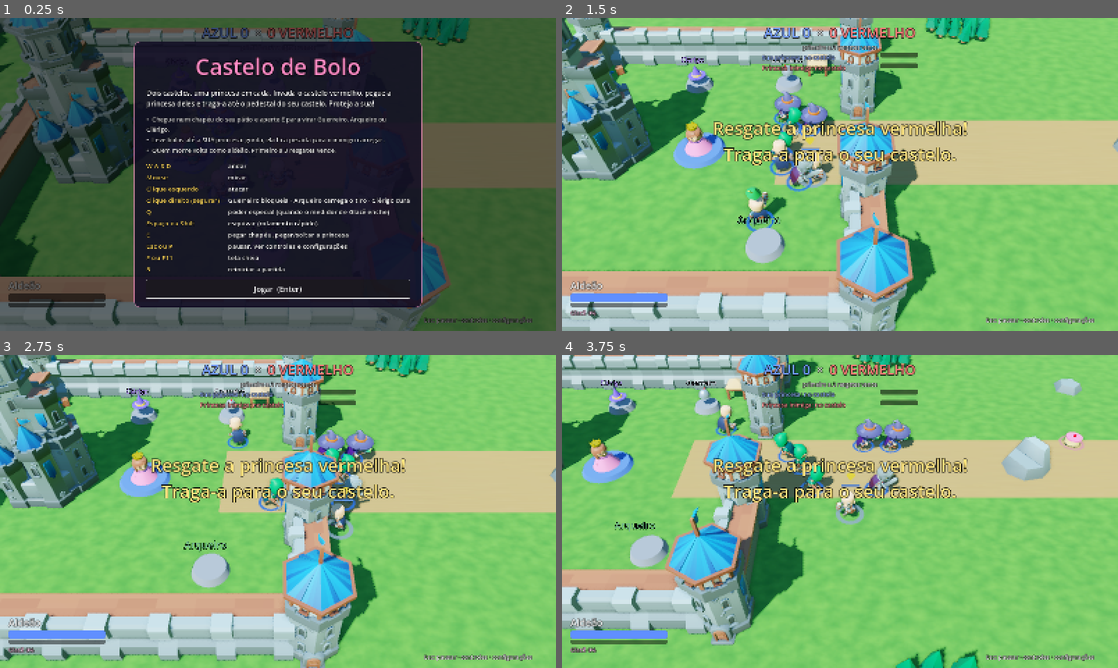
Above: before the commit, frames 1-4 (two rows, left to right).
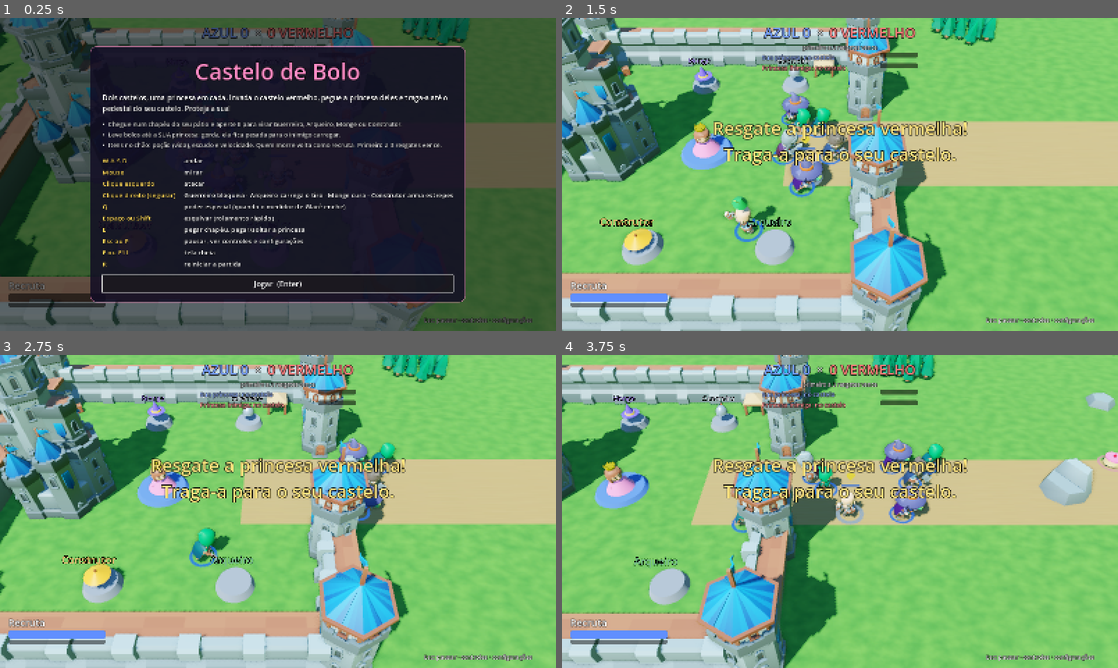
Above: after the commit, the same moments.

Repository: julioraicher/castelo-de-bolo
Game: Godot game, scene res://scenes/main.tscn
Same seed, same stepped clock (60 frames per second), same inputs: the game is played once before the commit and once after it.
Inputs (mouse positions are in pixels of both pictures, inside the frame that each line leads up to):
- Up to frame 1 (0.25 s): no input
- Up to frame 2 (1.5 s): click "Jogar (Enter)" at 0.5 s; tap Enter (ui_accept) at 1.25 s; move the mouse to (962, 158) at 1.27 s; press the mouse at (962, 158) at 1.28 s; hold D (move_right) from 1.28 s (still down)
- Up to frame 3 (2.75 s): tap Enter (ui_accept) at 1.52, 2.27 s; tap E (interact) at 1.55, 2.1 s; move the mouse to (166, 527) at 2.02 s; release D (move_right) at 2.03 s; release the mouse at (166, 527) at 2.03 s; hold S (move_down) from 2.03 s (still down); tap Q (power) at 2.3 s
- Up to frame 4 (3.75 s): move the mouse to (895, 442) at 2.77 s; release S (move_down) at 2.78 s; press the mouse at (895, 442) at 2.78 s; hold D (move_right) 2.78-3.53 s; tap Q (power) at 2.85 s; move the mouse to (812, 574) at 3.52 s; release the mouse at (812, 574) at 3.53 s; hold W (move_up) from 3.53 s (still down); click (812, 574) at 3.6 s

The runs differ from the first frame. In frame 1, 23% of the frame differs, in the area x 1-84%, y 7-93%; in frame 2, 26%; in frame 3, 45%; in frame 4, 49%, in the area x 0-100%, y 0-100%.

Commit message:
Rodada 7: Construtor com estrepes, itens no chão, Clérigo→Monge e Aldeão→Recruta
Co-Authored-By: Claude Opus 5.5 <noreply@anthropic.com>
Claude-Session: https://claude.ai/code/session_01Vq9a1y8gNTvKmaKMTJqRf9

Diff:
--- /dev/null
+++ b/config/classes/construtor.tres
@@ -0,0 +1,29 @@
+[gd_resource type="Resource" script_class="ClassStats" load_steps=3 format=3]
+
+[ext_resource type="Script" path="res://scripts/data/class_stats.gd" id="1"]
+[ext_resource type="PackedScene" path="res://assets/characters/Barbarian.glb" id="2"]
+
+[resource]
+script = ExtResource("1")
+id = &"construtor"
+display_name = "Construtor"
+visible_meshes = PackedStringArray("Barbarian_ArmLeft", "Barbarian_ArmRight", "Barbarian_Body", "Barbarian_Head", "Barbarian_LegLeft", "Barbarian_LegRight", "Barbarian_Cape", "Barbarian_Hat", "1H_Axe")
+cape_mesh = "Barbarian_Cape"
+hat_color = Color(0.95, 0.65, 0.2, 1)
+hat_style = "kasa"
+max_hp = 100.0
+move_speed = 6.6
+attack_kind = "melee"
+damage = 14.0
+attack_range = 2.6
+attack_cooldown = 0.7
+knockback = 6.0
+carry_speed_mult = 0.85
+anim_attack = "1H_Melee_Attack_Chop"
+skill = "armadilha"
+power = "corrida"
+power_name = "Corrida"
+power_radius = 6.0
+power_value = 1.4
+power_duration = 5.0
+model = ExtResource("2")
--- a/config/classes/clerigo.tres
+++ b/config/classes/monge.tres
@@ -5,8 +5,8 @@
 
 [resource]
 script = ExtResource("1")
-id = &"clerigo"
-display_name = "Clérigo"
+id = &"monge"
+display_name = "Monge"
 visible_meshes = PackedStringArray("Mage_ArmLeft", "Mage_ArmRight", "Mage_Body", "Mage_Head", "Mage_LegLeft", "Mage_LegRight", "Mage_Hat", "Mage_Cape", "2H_Staff")
 cape_mesh = "Mage_Cape"
 hat_color = Color(0.45, 0.35, 0.85, 1)
--- a/config/classes/aldeao.tres
+++ b/config/classes/recruta.tres
@@ -5,8 +5,8 @@
 
 [resource]
 script = ExtResource("1")
-id = &"aldeao"
-display_name = "Aldeão"
+id = &"recruta"
+display_name = "Recruta"
 visible_meshes = PackedStringArray("Barbarian_ArmLeft", "Barbarian_ArmRight", "Barbarian_Body", "Barbarian_Head", "Barbarian_LegLeft", "Barbarian_LegRight", "Barbarian_Cape", "Mug")
 cape_mesh = "Barbarian_Cape"
 hat_color = Color(0.8, 0.7, 0.5, 1)
@@ -21,9 +21,4 @@
 carry_speed_mult = 0.95
 anim_attack = "Unarmed_Melee_Attack_Punch_A"
 combo_anims = PackedStringArray("Unarmed_Melee_Attack_Punch_A", "Unarmed_Melee_Attack_Punch_B", "Unarmed_Melee_Attack_Kick")
-power = "corrida"
-power_name = "Corrida do bolo"
-power_radius = 6.0
-power_value = 1.4
-power_duration = 5.0
 model = ExtResource("2")
--- a/config/game_config.tres
+++ b/config/game_config.tres
@@ -2,10 +2,11 @@
 
 [ext_resource type="Script" path="res://scripts/data/game_config.gd" id="1"]
 [ext_resource type="Script" path="res://scripts/data/class_stats.gd" id="1_3yous"]
-[ext_resource type="Resource" path="res://config/classes/aldeao.tres" id="2"]
+[ext_resource type="Resource" path="res://config/classes/recruta.tres" id="2"]
 [ext_resource type="Resource" path="res://config/classes/guerreiro.tres" id="3"]
 [ext_resource type="Resource" path="res://config/classes/arqueiro.tres" id="4"]
-[ext_resource type="Resource" path="res://config/classes/clerigo.tres" id="5"]
+[ext_resource type="Resource" path="res://config/classes/monge.tres" id="5"]
+[ext_resource type="Resource" path="res://config/classes/construtor.tres" id="11"]
 [ext_resource type="Resource" path="res://config/mapas/vale.tres" id="6_c8e20"]
 [ext_resource type="Script" path="res://scripts/data/theme_config.gd" id="8_txtu1"]
 [ext_resource type="Resource" path="res://config/temas/medieval.tres" id="9_f5mmm"]
@@ -14,7 +15,7 @@
 [resource]
 script = ExtResource("1")
 villager = ExtResource("2")
-hat_class_list = Array[ExtResource("1_3yous")]([ExtResource("3"), ExtResource("4"), ExtResource("5")])
-bot_start_classes = Array[ExtResource("1_3yous")]([ExtResource("3"), ExtResource("4"), ExtResource("5"), ExtResource("2")])
+hat_class_list = Array[ExtResource("1_3yous")]([ExtResource("3"), ExtResource("4"), ExtResource("5"), ExtResource("11")])
+bot_start_classes = Array[ExtResource("1_3yous")]([ExtResource("3"), ExtResource("4"), ExtResource("5"), ExtResource("11"), ExtResource("2")])
 themes = Array[ExtResource("8_txtu1")]([ExtResource("9_f5mmm"), ExtResource("10_wo1y8")])
 map = ExtResource("6_c8e20")
--- a/config/mapas/vale.tres
+++ b/config/mapas/vale.tres
@@ -75,6 +75,6 @@
 [resource]
 script = ExtResource("2_iybg6")
 tower_spots = PackedVector2Array(-13, -13, -13, 13, 11, -13, 11, 13, 11, -5.5, 11, 5.5)
-hat_spots = PackedVector2Array(5, -8.5, 5, 8.5, -3, -8.5)
+hat_spots = PackedVector2Array(5, -8.5, 5, 8.5, -3, -8.5, -3, 8.5)
 courtyard_props = Array[ExtResource("1_mupbb")]([SubResource("Resource_tc3x3"), SubResource("Resource_mmw23"), SubResource("Resource_njvy1"), SubResource("Resource_86wjx")])
 middle_props = Array[ExtResource("1_mupbb")]([SubResource("Resource_0cnh7"), SubResource("Resource_2i3hf"), SubResource("Resource_qa8ue"), SubResource("Resource_miye8")])
--- a/scripts/actors/unit.gd
+++ b/scripts/actors/unit.gd
@@ -95,6 +95,9 @@
 var _boost_t := 0.0
 var _boost_mult := 1.0
 var _boost_fx_t := 0.0
+var _slow_t := 0.0
+var _slow_mult := 1.0
+var _trap_cd := 0.0
 
 static var _flash_mat: StandardMaterial3D
 static var _merged_body := {}  # caminho do .tres da classe -> ArrayMesh do corpo
@@ -342,6 +345,8 @@
 		s *= stats.carry_speed_mult * (1.0 - carried_princess.fatness * Config.cfg.fat_slowdown)
 	if _boost_t > 0.0:
 		s *= _boost_mult
+	if _slow_t > 0.0:
+		s *= _slow_mult
 	return s
 
 
@@ -578,6 +583,10 @@
 					_play_upper("Blocking", 1.0, true)
 				else:
 					_stop_upper("Blocking")
+		"armadilha":
+			_trap_cd = maxf(_trap_cd - delta, 0.0)
+			if held and _trap_cd <= 0.0:
+				_place_trap()
 		"tiro_carregado":
 			if held and _attack_cd <= 0.0:
 				if _charge_t <= 0.0:
@@ -589,6 +598,28 @@
 					_fire_charged()
 				else:
 					_cancel_skill()
+
+
+## Estrepes nos pés; passou do limite, a mais antiga do mesmo dono some.
+func _place_trap() -> void:
+	_trap_cd = stats.trap_cooldown
+	var mine: Array[Node] = []
+	for t in get_tree().get_nodes_in_group("traps"):
+		if t.owner_unit == self and not t.is_queued_for_deletion():
+			mine.append(t)
+	while mine.size() >= stats.trap_max:
+		mine.pop_front().queue_free()
+	var trap := Trap.new()
+	game.add_child(trap)
+	trap.setup(game, self, global_position - _facing() * 0.8)
+	_play_upper("Interact", 1.6)
+	Sfx.play("pickup", global_position, 0.1)
+
+
+func apply_slow(mult: float, duration: float) -> void:
+	_slow_mult = mult
+	_slow_t = maxf(_slow_t, duration)
+	Fx.burst(game, global_position + Vector3(0, 0.4, 0), Color(0.6, 0.6, 0.7), 6, 2.0)
 
 
 func _fire_charged() -> void:
@@ -848,6 +879,8 @@
 			_shield_t = 0.0
 			if _shield_mesh:
 				_shield_mesh.visible = false
+	if _slow_t > 0.0:
+		_slow_t -= delta
 	if _boost_t > 0.0:
 		_boost_t -= delta
 		_boost_fx_t -= delta
@@ -860,6 +893,7 @@
 	_spin_t = 0.0
 	_power_active_t = 0.0
 	_boost_t = 0.0
+	_slow_t = 0.0
 	_shield = 0.0
 	_shield_t = 0.0
 	if _shield_mesh:
--- a/scripts/ai/bot_brain.gd
+++ b/scripts/ai/bot_brain.gd
@@ -8,11 +8,12 @@
 ## Prioridades (a primeira que se aplica vence):
 ##  1. Carregando a princesa inimiga -> voltar para casa.
 ##  2. Carregando bolo -> levar para a própria princesa.
-##  3. Aldeão -> pegar um chapéu no castelo.
+##  3. Recruta -> pegar um chapéu no castelo.
 ##  4. Própria princesa sequestrada -> perseguir quem a leva / buscá-la no chão.
-##  5. Inimigo perto -> lutar.
-##  6. Aliado carregando a princesa inimiga -> escoltar.
-##  7. Papel: ATAQUE vai buscar a princesa inimiga, DEFESA guarda o portão,
+##  5. Item no chão bem perto e ninguém colado -> desviar para pegar.
+##  6. Inimigo perto -> lutar.
+##  7. Aliado carregando a princesa inimiga -> escoltar.
+##  8. Papel: ATAQUE vai buscar a princesa inimiga, DEFESA guarda o portão,
 ##     CONFEITEIRO busca bolos.
 
 enum Role { ATTACK, DEFEND, CAKE }
@@ -70,6 +71,12 @@
 	elif my_princess.state == Princess.State.DROPPED and me.distance_to(my_princess.global_position) < 35.0:
 		_goal = my_princess.global_position
 		_target = _nearest_enemy(6.0)
+		return
+
+	# Item no chão a poucos passos: vale o desvio se não tem inimigo colado.
+	var item := game.nearest_pickup(me, 10.0)
+	if item and _nearest_enemy(5.0) == null and (item.kind != "pocao" or unit.hp_ratio() < 0.8):
+		_goal = item.global_position
 		return
 
 	var aggro := Config.cfg.bot_aggro_radius
@@ -155,6 +162,8 @@
 		unit.wants_skill = true
 	if unit.power_ready():
 		unit.wants_power = _should_use_power()
+	if unit.stats.skill == "armadilha" and _wants_trap():
+		unit.wants_skill = true
 	if _target == null or not _target.alive or unit.carried_princess:
 		if unit.move_intent.length() > 0.1:
 			unit.aim_dir = unit.move_intent.normalized()
@@ -209,6 +218,16 @@
 	return false
 
 
+## Construtor: estrepes no caminho de quem vem (inimigo a até 7 m) ou, na
+## defesa, espalhadas perto do portão. O recarga (trap_cooldown) limita o ritmo.
+func _wants_trap() -> bool:
+	if unit.carried_princess:
+		return false
+	if _target and _target.alive and unit.global_position.distance_to(_target.global_position) < 7.0:
+		return true
+	return role == Role.DEFEND and unit.global_position.distance_to(game.arena.gate_spot[unit.team]) < 8.0 and randf() < 0.02
+
+
 func _count(team: int, at: Vector3, radius: float) -> int:
 	var n := 0
 	for u in game.units:
--- a/scripts/autoload/config.gd
+++ b/scripts/autoload/config.gd
@@ -18,7 +18,7 @@
 	["W A S D", "andar"],
 	["Mouse", "mirar"],
 	["Clique esquerdo", "atacar"],
-	["Clique direito (segurar)", "Guerreiro bloqueia · Arqueiro carrega o tiro · Clérigo cura"],
+	["Clique direito (segurar)", "Guerreiro bloqueia · Arqueiro carrega o tiro · Monge cura · Construtor arma estrepes"],
 	["Q", "poder especial (quando o medidor de Glacê enche)"],
 	["Espaço ou Shift", "esquivar (rolamento rápido)"],
 	["E", "pegar chapéu, pegar/soltar a princesa"],
--- a/scripts/data/class_stats.gd
+++ b/scripts/data/class_stats.gd
@@ -4,8 +4,8 @@
 ## Cada classe é um arquivo .tres em res://config/classes/. Abra no Godot e
 ## mude os números pelo Inspector: não precisa programar.
 
-@export var id: StringName = &"aldeao"
-@export var display_name := "Aldeão"
+@export var id: StringName = &"recruta"
+@export var display_name := "Recruta"
 
 @export_group("Visual")
 ## Modelo 3D animado (KayKit). O mesmo modelo traz várias armas e chapéus;
@@ -17,7 +17,7 @@
 ## Cor do chapéu exibido no pedestal do castelo.
 @export var hat_color := Color.WHITE
 ## Formato do chapéu do pedestal (HatPad.make_hat).
-@export_enum("elmo", "capuz", "chapeu_pontudo") var hat_style := "elmo"
+@export_enum("elmo", "capuz", "chapeu_pontudo", "kasa") var hat_style := "elmo"
 
 @export_group("Atributos")
 @export var max_hp := 60.0
@@ -41,14 +41,22 @@
 
 @export_group("Botão direito")
 ## cura = cura aliados em volta; bloqueio = segure para defender pela frente;
-## tiro_carregado = segure para carregar e solte para atirar.
-@export_enum("nenhum", "cura", "bloqueio", "tiro_carregado") var skill := "nenhum"
+## tiro_carregado = segure para carregar e solte para atirar;
+## armadilha = solta estrepes no chão (Construtor).
+@export_enum("nenhum", "cura", "bloqueio", "tiro_carregado", "armadilha") var skill := "nenhum"
 ## Fração do dano bloqueada (golpes de até 60° da frente).
 @export_range(0.0, 1.0) var block_reduction := 0.7
 ## Segundos para carga máxima do tiro.
 @export var charge_time := 1.0
 ## Dano na carga máxima (multiplicador). A velocidade da flecha sobe até 1,5x.
 @export var charge_damage_mult := 2.0
+## Estrepes: dano em quem pisa, lentidão (multiplicador de velocidade) e tempo.
+@export var trap_damage := 15.0
+@export var trap_slow := 0.5
+@export var trap_slow_time := 2.0
+@export var trap_cooldown := 4.0
+## Quantas armadilhas do mesmo dono podem existir ao mesmo tempo.
+@export var trap_max := 3
 
 @export_group("Poder (Q)")
 ## Poder especial, liberado quando o medidor de Glacê enche.
--- a/scripts/data/game_config.gd
+++ b/scripts/data/game_config.gd
@@ -30,6 +30,17 @@
 @export var power_leak_tau := 60.0
 ## Fração do medidor mantida ao morrer.
 @export_range(0.0, 1.0) var power_keep_on_death := 0.5
+
+@export_group("Itens no chão")
+## Um item novo a cada tantos segundos, até o máximo, na área do meio.
+@export var pickup_interval := 15.0
+@export var max_pickups := 3
+## Poção: fração da vida máxima curada.
+@export var pickup_heal := 0.5
+@export var pickup_shield := 40.0
+@export var pickup_shield_time := 8.0
+@export var pickup_speed_mult := 1.35
+@export var pickup_speed_time := 6.0
 
 @export_group("Sensação do combate")
 ## Congelamento de atacante e alvo num golpe corpo a corpo (s).
--- a/scripts/data/map_layout.gd
+++ b/scripts/data/map_layout.gd
@@ -29,7 +29,7 @@
 @export var princess_spot := Vector2(-1, 0)
 @export var pedestal_radius := 1.7
 ## Um pedestal de chapéu por classe de GameConfig.hat_class_list, na ordem.
-@export var hat_spots: PackedVector2Array = [Vector2(5, -8.5), Vector2(5, 8.5), Vector2(-3, -8.5)]
+@export var hat_spots: PackedVector2Array = [Vector2(5, -8.5), Vector2(5, 8.5), Vector2(-3, -8.5), Vector2(-3, 8.5)]
 @export var spawn_min := Vector2(-1, -5)
 @export var spawn_max := Vector2(6, 5)
 ## Quanto à frente da muralha os defensores ficam de guarda.
--- a/scripts/fx/fx.gd
+++ b/scripts/fx/fx.gd
@@ -145,7 +145,7 @@
 	return mesh
 
 
-## Coluna de luz que sobe e some (Bênção do Clérigo), com anel no chão.
+## Coluna de luz que sobe e some (Bênção do Monge), com anel no chão.
 static func pillar(parent: Node, pos: Vector3, color: Color, radius: float) -> void:
 	ring(parent, pos, Color(color, 0.9), radius)
 	var mi := MeshInstance3D.new()
--- a/scripts/game.gd
+++ b/scripts/game.gd
@@ -1,7 +1,7 @@
 class_name Game
 extends Node3D
 ## Cérebro da partida: monta o mundo, cria as unidades, cuida das regras
-## (pegar princesa, bolo e chapéus, marcar ponto, vitória) e atualiza o HUD.
+## (pegar princesa, bolo, itens e chapéus, marcar ponto, vitória) e atualiza o HUD.
 ## É o script da cena principal (scenes/main.tscn).
 
 var arena: Arena
@@ -11,12 +11,14 @@
 var princesses: Array[Princess] = []
 var hat_pads: Array[HatPad] = []
 var cakes: Array[Cake] = []
+var pickups: Array[Pickup] = []
 var score := [0, 0]
 var player: Unit
 var player_brain: PlayerBrain
 var game_over := false
 
 var _cake_t := 2.0
+var _pickup_t := 8.0
 var _time := 0.0
 
 # Modo de desenvolvimento (linha de comando, depois de "--"):
@@ -123,6 +125,7 @@
 	if game_over:
 		return
 	_spawn_cakes(delta)
+	_spawn_pickups(delta)
 	_rules()
 	hud.update_state(self)
 
@@ -196,14 +199,22 @@
 					c.queue_free()
 					break
 
-		# Chapéus: aldeão veste ao encostar; quem já tem classe troca com E.
+		# Itens no chão: qualquer um que encosta pega.
+		for it in pickups:
+			if pos.distance_to(it.global_position) < 1.6:
+				it.apply_to(u)
+				pickups.erase(it)
+				it.queue_free()
+				break
+
+		# Chapéus: recruta veste ao encostar; quem já tem classe troca com E.
 		for pad in hat_pads:
 			if pad.team != u.team or not pad.available or pad.stats == u.stats or u.is_equipping():
 				continue
 			if pos.distance_to(pad.global_position) < 2.0:
 				if u.is_player:
 					hint = "[E] pegar o chapéu de %s" % pad.stats.display_name
-				# Jogador: só com E. Bots aldeões (e o jogador no modo teste) pegam sozinhos.
+				# Jogador: só com E. Bots recrutas (e o jogador no modo teste) pegam sozinhos.
 				if wants_interact or (u.brain is BotBrain and u.is_villager()):
 					var from: Vector3 = pad.hat_world_position()
 					u.start_equip(pad.take(), from)
@@ -251,6 +262,28 @@
 	cakes.append(c)
 
 
+func _spawn_pickups(delta: float) -> void:
+	_pickup_t -= delta
+	if _pickup_t > 0.0 or pickups.size() >= Config.cfg.max_pickups:
+		return
+	_pickup_t = Config.cfg.pickup_interval
+	var it := Pickup.new()
+	add_child(it)
+	it.setup(Pickup.KINDS.pick_random(), arena.random_cake_spot())
+	pickups.append(it)
+
+
+func nearest_pickup(from: Vector3, max_dist: float) -> Pickup:
+	var best: Pickup = null
+	var best_d := max_dist
+	for it in pickups:
+		var d := from.distance_to(it.global_position)
+		if d < best_d:
+			best_d = d
+			best = it
+	return best
+
+
 # --- Consultas usadas pelos bots ----------------------------------------------
 
 func nearest_free_hat(team: int, from: Vector3) -> HatPad:
@@ -292,7 +325,7 @@
 
 func _on_unit_died(u: Unit, killer: Unit) -> void:
 	if u == player:
-		hud.show_big("Você caiu! Renascendo como aldeão...", Color(1, 0.6, 0.6), 1.8)
+		hud.show_big("Você caiu! Voltando como recruta...", Color(1, 0.6, 0.6), 1.8)
 	elif killer == player:
 		Fx.burst(self, u.global_position + Vector3(0, 1, 0), Color(1, 0.9, 0.3), 16, 7.0)
 
--- a/scripts/items/hat_pad.gd
+++ b/scripts/items/hat_pad.gd
@@ -65,7 +65,7 @@
 	return stats
 
 
-## Chapéus montados com formas simples: elmo, capuz e chapéu de clérigo.
+## Chapéus montados com formas simples: elmo, capuz, kasa e chapéu pontudo.
 static func make_hat(style: String, color: Color) -> Node3D:
 	var root := Node3D.new()
 	var mat := Fx.lit(color, 0.4)
@@ -90,6 +90,25 @@
 			plume.position = Vector3(0, 0.55, -0.1)
 			plume.rotation_degrees.x = -25
 			root.add_child(plume)
+		"kasa":
+			# Chapéu de palha cônico (kasa), largo e baixo.
+			var kasa := MeshInstance3D.new()
+			var k := CylinderMesh.new()
+			k.top_radius = 0.05
+			k.bottom_radius = 0.8
+			k.height = 0.4
+			k.radial_segments = 12
+			kasa.mesh = k
+			kasa.material_override = mat
+			root.add_child(kasa)
+			var knot := MeshInstance3D.new()
+			var kn := SphereMesh.new()
+			kn.radius = 0.09
+			kn.height = 0.18
+			knot.mesh = kn
+			knot.material_override = Fx.lit(Color(0.55, 0.3, 0.15))
+			knot.position.y = 0.22
+			root.add_child(knot)
 		"capuz":
 			var hood := MeshInstance3D.new()
 			var cone := CylinderMesh.new()
--- /dev/null
+++ b/scripts/items/pickup.gd
@@ -0,0 +1,93 @@
+class_name Pickup
+extends Node3D
+## Item no chão (power-up). Quem encosta pega na hora:
+##   pocao      -> cura parte da vida
+##   escudo     -> bolha que absorve dano
+##   velocidade -> corre mais por alguns segundos
+## Números em game_config.tres > Itens no chão.
+
+const KINDS := ["pocao", "escudo", "velocidade"]
+const COLORS := {"pocao": Color(1.0, 0.3, 0.4), "escudo": Color(0.35, 0.85, 1.0), "velocidade": Color(1.0, 0.85, 0.2)}
+const NAMES := {"pocao": "Poção", "escudo": "Escudo", "velocidade": "Velocidade"}
+
+var kind := "pocao"
+var _visual: Node3D
+var _t := randf() * TAU
+
+
+func setup(p_kind: String, pos: Vector3) -> void:
+	kind = p_kind
+	position = pos
+	physics_interpolation_mode = Node.PHYSICS_INTERPOLATION_MODE_OFF  # animado em _process
+	var col: Color = COLORS[kind]
+	_visual = Node3D.new()
+	add_child(_visual)
+	var body := MeshInstance3D.new()
+	match kind:
+		"pocao":
+			var sp := SphereMesh.new()
+			sp.radius = 0.38
+			sp.height = 0.76
+			body.mesh = sp
+			var neck := MeshInstance3D.new()
+			var n := CylinderMesh.new()
+			n.top_radius = 0.1
+			n.bottom_radius = 0.12
+			n.height = 0.28
+			neck.mesh = n
+			neck.material_override = Fx.lit(Color(0.9, 0.9, 0.95), 0.2)
+			neck.position.y = 0.45
+			_visual.add_child(neck)
+		"escudo":
+			var c := CylinderMesh.new()
+			c.top_radius = 0.48
+			c.bottom_radius = 0.48
+			c.height = 0.12
+			body.mesh = c
+			body.rotation_degrees.x = 90
+		_:
+			var p := CylinderMesh.new()  # prisma de 3 lados: um "raio"
+			p.top_radius = 0.0
+			p.bottom_radius = 0.35
+			p.height = 0.9
+			p.radial_segments = 3
+			body.mesh = p
+			body.rotation_degrees.z = 25
+	var mat := Fx.unshaded(col)
+	body.material_override = mat
+	_visual.add_child(body)
+	var glow := MeshInstance3D.new()
+	var ring := TorusMesh.new()
+	ring.inner_radius = 0.75
+	ring.outer_radius = 0.95
+	glow.mesh = ring
+	glow.scale = Vector3(1, 0.05, 1)
+	glow.position.y = 0.05
+	glow.material_override = Fx.unshaded(Color(col, 0.7), true)
+	glow.cast_shadow = GeometryInstance3D.SHADOW_CASTING_SETTING_OFF
+	add_child(glow)
+	scale = Vector3.ONE * 0.01
+	create_tween().tween_property(self, "scale", Vector3.ONE, 0.4).set_trans(Tween.TRANS_BACK).set_ease(Tween.EASE_OUT)
+
+
+func _process(delta: float) -> void:
+	_t += delta
+	_visual.rotation.y += delta * 2.0
+	_visual.position.y = 0.9 + sin(_t * 3.0) * 0.15
+
+
+## Aplica o efeito em quem pegou.
+func apply_to(u: Unit) -> void:
+	var cfg := Config.cfg
+	match kind:
+		"pocao":
+			u.heal(u.stats.max_hp * cfg.pickup_heal)
+		"escudo":
+			u.give_shield(cfg.pickup_shield, cfg.pickup_shield_time)
+		"velocidade":
+			u.give_boost(cfg.pickup_speed_mult, cfg.pickup_speed_time)
+	Fx.burst(u.game, global_position + Vector3(0, 0.9, 0), COLORS[kind], 14, 6.0)
+	Fx.ring(u.game, u.global_position, Color(COLORS[kind], 0.8), 2.0)
+	Sfx.play("power_ready", global_position, 0.05)
+	if u.is_player:
+		u.game.hud.show_big(NAMES[kind] + "!", COLORS[kind], 1.0)
--- /dev/null
+++ b/scripts/items/trap.gd
@@ -0,0 +1,70 @@
+class_name Trap
+extends Node3D
+## Estrepes do Construtor: pontas espalhadas no chão. O primeiro inimigo que
+## pisa (dentro de RADIUS) leva dano, fica lento por um tempo e a armadilha some.
+
+const RADIUS := 1.4
+const LIFETIME := 40.0
+
+var owner_unit: Unit
+var _game: Game
+var _life := LIFETIME
+
+
+func setup(game: Game, p_owner: Unit, pos: Vector3) -> void:
+	_game = game
+	owner_unit = p_owner
+	add_to_group("traps")
+	global_position = Vector3(pos.x, 0.0, pos.z)
+	physics_interpolation_mode = Node.PHYSICS_INTERPOLATION_MODE_OFF  # parada; só aparece com tween
+	var spike_mat := Fx.lit(Color(0.25, 0.25, 0.3), 0.4)
+	spike_mat.metallic = 0.6
+	var cone := CylinderMesh.new()
+	cone.top_radius = 0.0
+	cone.bottom_radius = 0.09
+	cone.height = 0.32
+	cone.radial_segments = 4
+	cone.rings = 1
+	for i in 7:
+		var spike := MeshInstance3D.new()
+		spike.mesh = cone
+		spike.material_override = spike_mat
+		var a := TAU * i / 7.0 + randf() * 0.5
+		var r := 0.25 + randf() * 0.7
+		spike.position = Vector3(cos(a) * r, 0.14, sin(a) * r)
+		spike.rotation = Vector3(randf_range(-0.4, 0.4), 0, randf_range(-0.4, 0.4))
+		spike.cast_shadow = GeometryInstance3D.SHADOW_CASTING_SETTING_OFF
+		add_child(spike)
+	# Anel fraco na cor do time: aliados enxergam onde está.
+	var ring := MeshInstance3D.new()
+	var torus := TorusMesh.new()
+	torus.inner_radius = RADIUS - 0.12
+	torus.outer_radius = RADIUS
+	ring.mesh = torus
+	ring.scale = Vector3(1, 0.04, 1)
+	ring.position.y = 0.04
+	ring.material_override = Fx.unshaded(Color(Config.team_color(p_owner.team), 0.45), true)
+	ring.cast_shadow = GeometryInstance3D.SHADOW_CASTING_SETTING_OFF
+	add_child(ring)
+	scale = Vector3.ONE * 0.2
+	create_tween().tween_property(self, "scale", Vector3.ONE, 0.25).set_trans(Tween.TRANS_BACK).set_ease(Tween.EASE_OUT)
+
+
+func _physics_process(delta: float) -> void:
+	_life -= delta
+	if _life <= 0.0:
+		queue_free()
+		return
+	for u in _game.units:
+		if not u.alive or u.team == owner_unit.team:
+			continue
+		var d := u.global_position - global_position
+		d.y = 0
+		if d.length() <= RADIUS:
+			var s := owner_unit.stats
+			u.take_damage(s.trap_damage, owner_unit, d.normalized() if d.length() > 0.1 else Vector3.FORWARD, 0.3)
+			u.apply_slow(s.trap_slow, s.trap_slow_time)
+			Fx.burst(_game, global_position + Vector3(0, 0.3, 0), Color(0.8, 0.8, 0.9), 10, 5.0)
+			Sfx.play("block", global_position, 0.2)
+			queue_free()
+			return
--- a/scripts/ui/hud.gd
+++ b/scripts/ui/hud.gd
@@ -65,7 +65,7 @@
 	me.set_anchors_preset(Control.PRESET_BOTTOM_LEFT)
 	me.position = Vector2(24, -150)
 	root.add_child(me)
-	_class_label = _label("Aldeão", 28, Color.WHITE)
+	_class_label = _label("Recruta", 28, Color.WHITE)
 	me.add_child(_class_label)
 	_hp_bar = _bar(Config.team_color(0).lightened(0.2))
 	_hp_bar.custom_minimum_size = Vector2(280, 22)
--- a/scripts/ui/menus.gd
+++ b/scripts/ui/menus.gd
@@ -81,9 +81,9 @@
 	var tips := VBoxContainer.new()
 	tips.add_theme_constant_override("separation", 4)
 	for tip in [
-		"Chegue num chapéu do seu pátio e aperte E para virar Guerreiro, Arqueiro ou Clérigo.",
+		"Chegue num chapéu do seu pátio e aperte E para virar Guerreiro, Arqueiro, Monge ou Construtor.",
 		"Leve bolos até a SUA princesa: gorda, ela fica pesada para o inimigo carregar.",
-		"Quem morre volta como aldeão. Primeiro a 3 resgates vence.",
+		"Itens no chão: poção (vida), escudo e velocidade. Quem morre volta como recruta. Primeiro a 3 resgates vence.",
 	]:
 		tips.add_child(_text("•  " + tip, 18, Color(1, 1, 1, 0.85)))
 	box.add_child(tips)
Not shown, added: scripts/items/pickup.gd.uid
Not shown, added: scripts/items/trap.gd.uid
Not shown, changed: CHANGELOG.md
Not shown, changed: CONTROLES.md
Not shown, changed: ROADMAP.md
